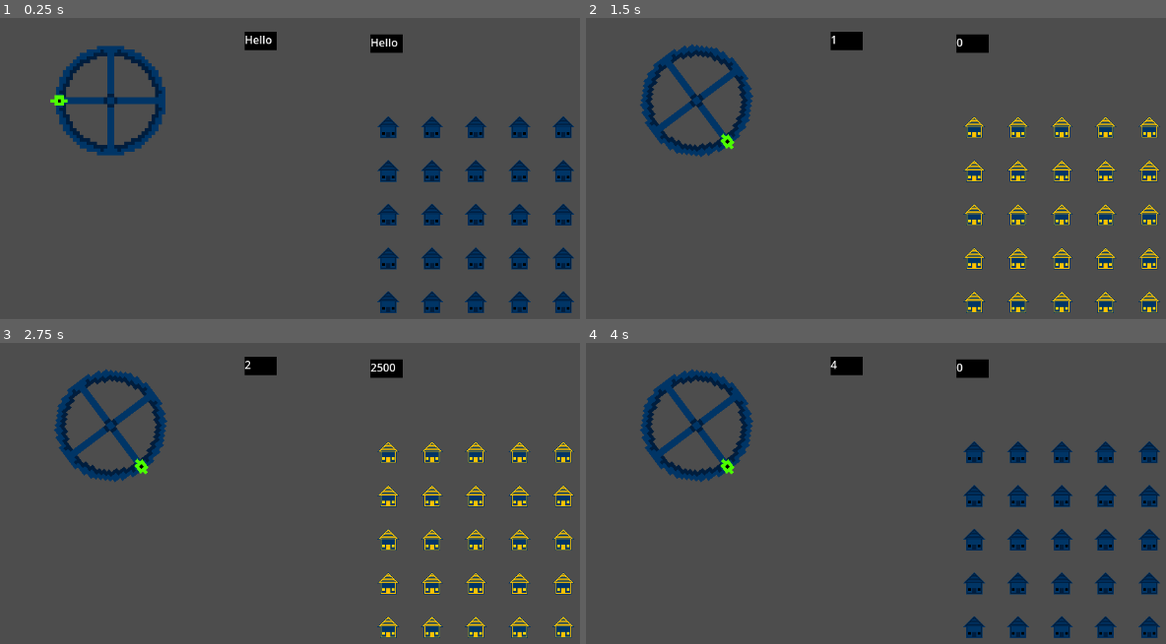
Above: before the commit, frames 1-4 (two rows, left to right).
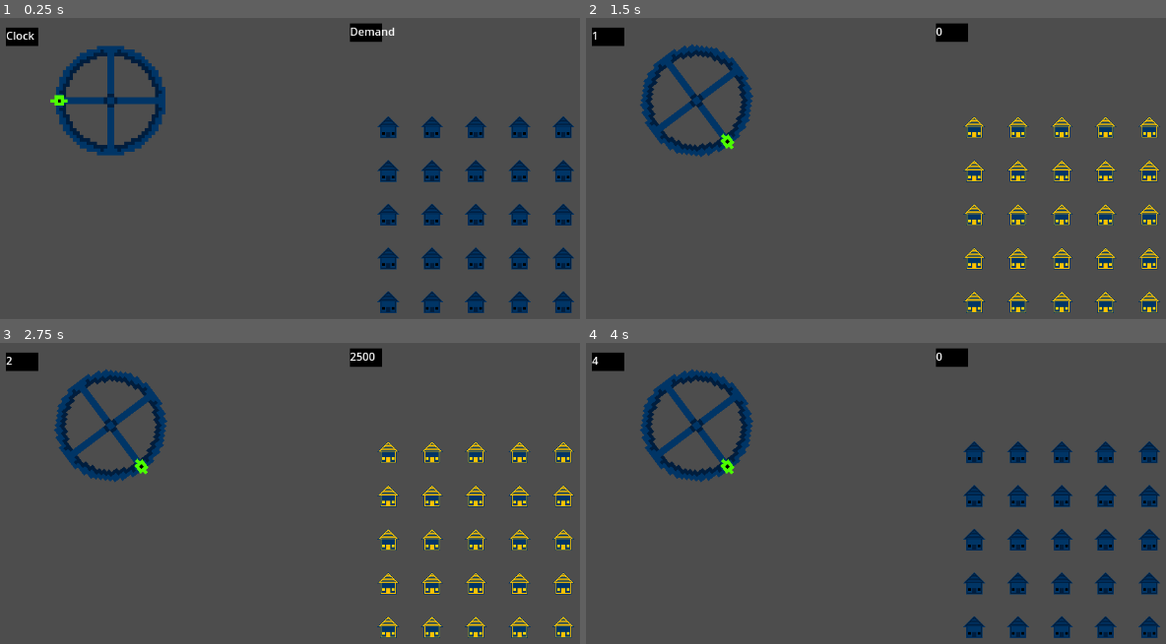
Above: after the commit, the same moments.

Repository: CWmain/BigModeGameJam2025
Game: Godot game, scene res://Levels/main_scene.tscn
The game is run twice, just before and just after one commit, with the same random seed, the same clock (stepped at 60 frames per second) and the same inputs.
Inputs (mouse positions are in pixels of both pictures, inside the frame that each line leads up to):
- Up to frame 1 (0.25 s): no input
- Up to frame 2 (1.5 s): tap Enter at 0.5 s; move the mouse to (644, 99) at 0.52 s; press the mouse at (644, 99) at 0.53 s; tap Space at 1.25 s; move the mouse to (818, 261) at 1.27 s; release the mouse at (818, 261) at 1.28 s; tap T (Test_Click) at 1.35 s
- Up to frame 3 (2.75 s): move the mouse to (469, 466) at 2.02 s; press the mouse at (469, 466) at 2.03 s
- Up to frame 4 (4 s): tap Enter at 2.75 s; move the mouse to (outside the picture) at 2.77 s; release the mouse at (outside the picture) at 2.78 s; tap T (Test_Click) at 2.85 s; tap Space at 3.5 s; move the mouse to (outside the picture) at 3.52 s; press the mouse at (outside the picture) at 3.53 s

The runs differ from the first frame. In frame 1, 1.3% of the frame differs, in the area x 1-70%, y 1-12%; in frame 2, 1.3%; in frame 3, 1.3%; in frame 4, 1.3%.

Commit message:
Moved displays to better match concept image. Updated default text on both to more easily identify which is which in the editor

Diff:
--- a/Levels/main_scene.tscn
+++ b/Levels/main_scene.tscn
@@ -26,9 +26,9 @@
 [node name="LevelTimer" parent="." instance=ExtResource("4_d0kj3")]
 
 [node name="Clock" parent="." node_paths=PackedStringArray("timer") instance=ExtResource("5_7ud24")]
-position = Vector2(365, 20)
+position = Vector2(16, 14)
 timer = NodePath("../LevelTimer")
 
 [node name="Demand" parent="." node_paths=PackedStringArray("dm") instance=ExtResource("6_bm4fj")]
-position = Vector2(549, 24)
+position = Vector2(519, 8)
 dm = NodePath("../DemandManager")
--- a/Objects/Displays/Clock/clock.tscn
+++ b/Objects/Displays/Clock/clock.tscn
@@ -14,5 +14,5 @@
 [node name="Label" type="Label" parent="."]
 offset_right = 40.0
 offset_bottom = 23.0
-text = "Hello"
+text = "Clock"
 metadata/_edit_use_anchors_ = true
--- a/Objects/Displays/Demand/demand.tscn
+++ b/Objects/Displays/Demand/demand.tscn
@@ -14,5 +14,5 @@
 [node name="Label" type="Label" parent="."]
 offset_right = 40.0
 offset_bottom = 23.0
-text = "Hello"
+text = "Demand"
 metadata/_edit_use_anchors_ = true
